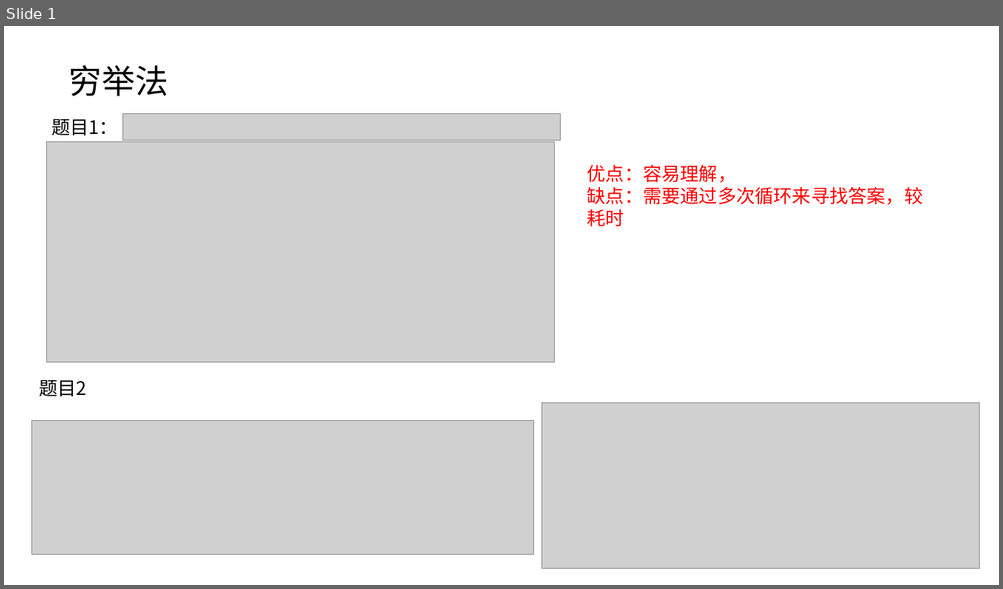
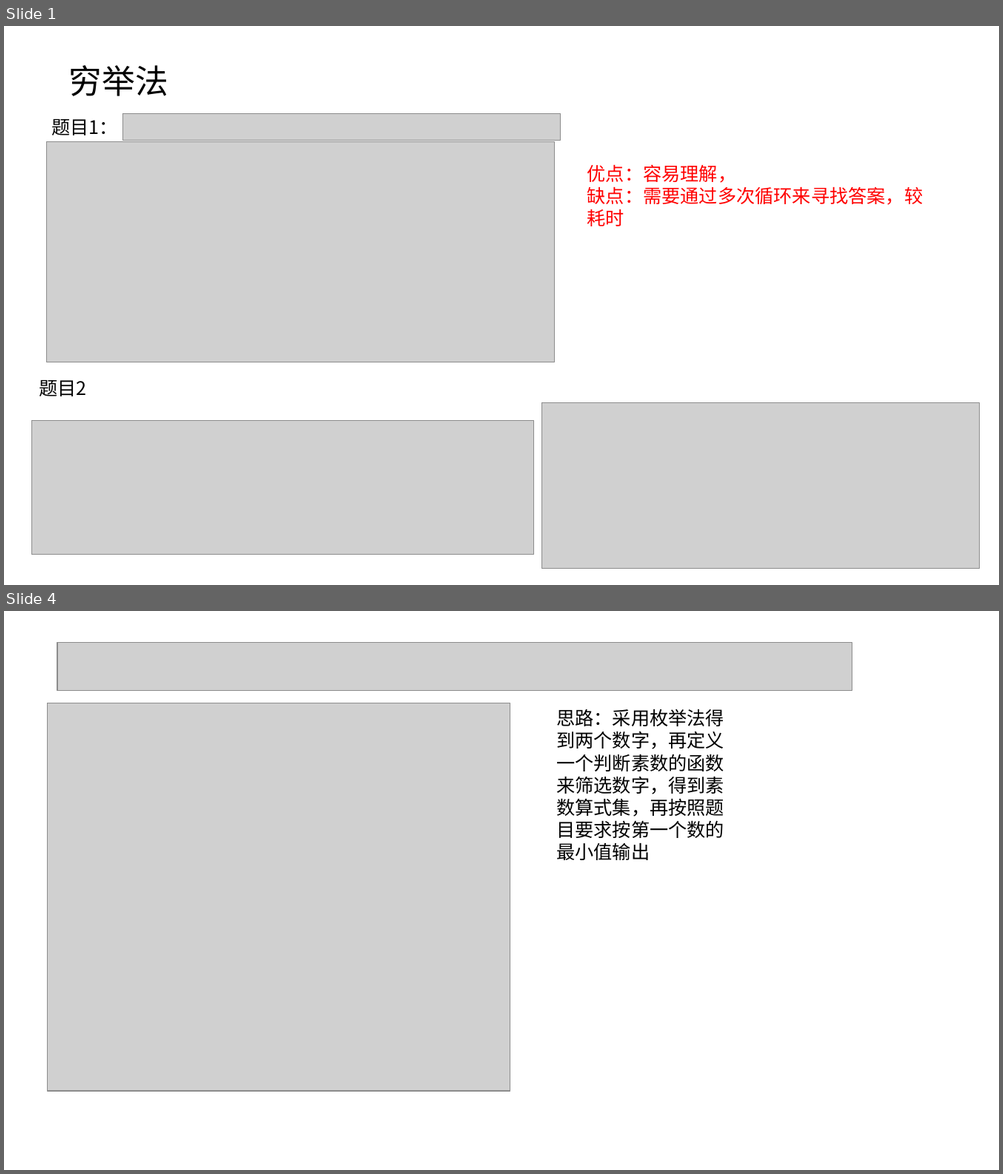
Before and after one commit to SSPUlearningteam1/ClanguagelearningPPT, a slide deck: 20181102-20181109-张雁君.pptx. Shown one above the other, each under a label of ours: slide 1 before the commit, slides 1 and 4 after it; the slides between them are not shown. The pictures are 1003x589 and 1003x1174 pixels, drawn with LibreOffice and Linux fonts; fonts in the diff are those of the drawing; grey boxes stand for pictures. Boxes give left, top, right and bottom in pixels: in the first picture for what was removed or moved away, otherwise in the second. Text is boxed around its words. In the diff, an @@ line names an element or a change of style, - is before the commit and + after.

```diff
--- a/20181102-20181109-张雁君.pptx
+++ b/20181102-20181109-张雁君.pptx
@@ slide 4 added at (x1=4, y1=611, x2=999, y2=1170), background #FFFFFF @@
@@ picture added at (x1=57, y1=642, x2=851, y2=691) @@
@@ picture added at (x1=47, y1=703, x2=510, y2=1091) @@
@@ text added at (x1=556, y1=709, x2=724, y2=860), 18 pt, text #000000 @@
+思路：采用枚举法得到两个数字，再定义一个判断素数的函数来筛选数字，得到素数算式集，再按照题目要求按第一个数的最小值输出
```
Also in this commit, not shown: 2 other slides added.
